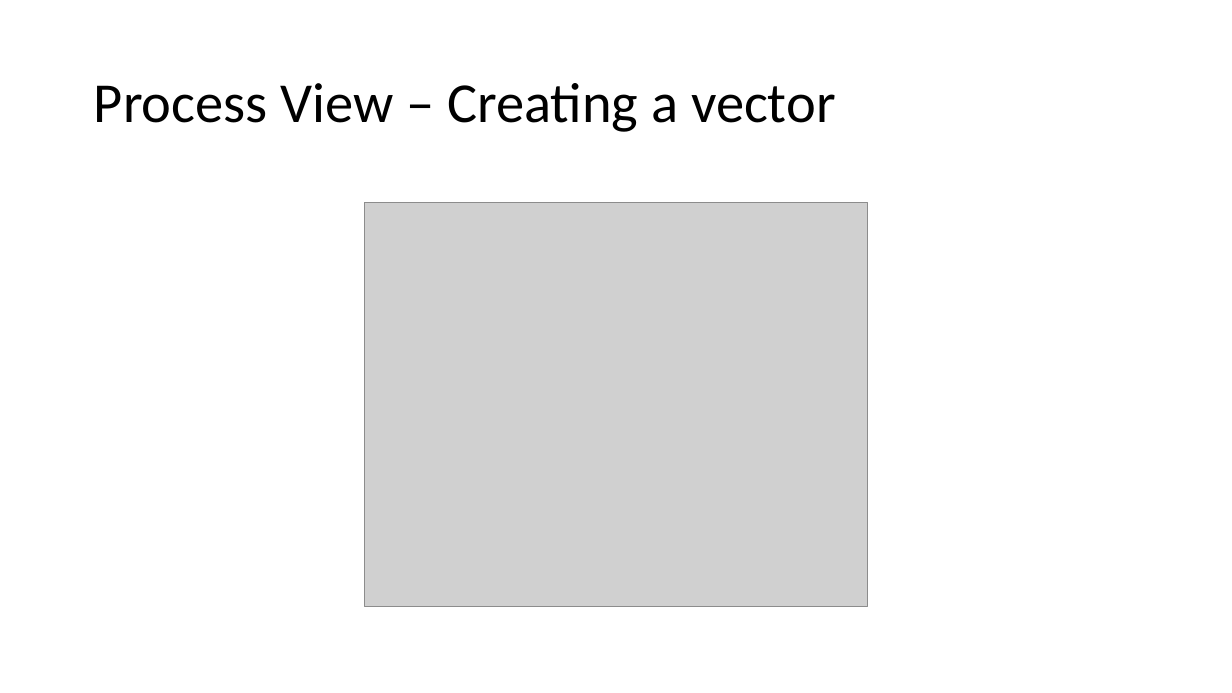
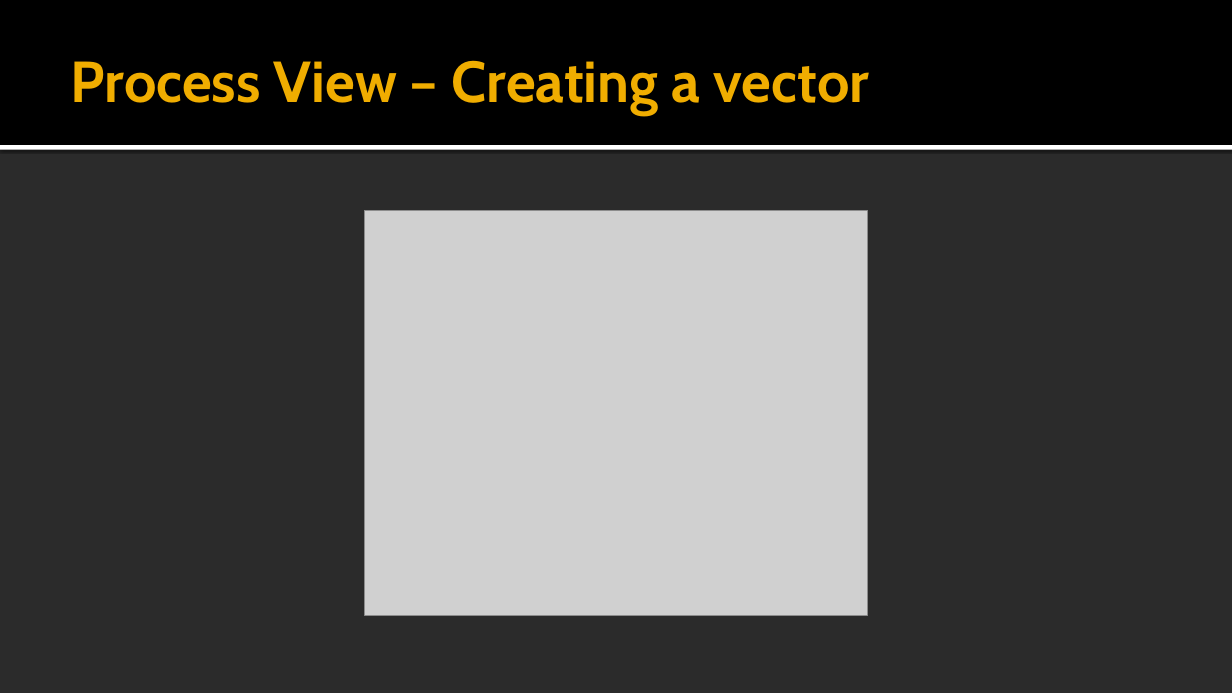
Before and after one commit to vkostyukov/la4j, a slide deck: slide 13 of ArchSW-docs/La4j.pptx. Drawn at 1232x693 pixels with LibreOffice and Linux fonts; fonts in the diff are those of the drawing; grey boxes stand for pictures; background and template pictures are left out; a plain dark background stands for a picture behind light text. Boxes give left, top, right and bottom in pixels: in the first picture for what was removed or moved away, otherwise in the second. Text is boxed around its words. In the diff, an @@ line names an element or a change of style, - is before the commit and + after.

```diff
--- a/ArchSW-docs/La4j.pptx
+++ b/ArchSW-docs/La4j.pptx
@@ background #FFFFFF to picture (left out) @@
@@ rectangle added at (x1=0, y1=0, x2=1232, y2=145), fill #000000 @@
@@ title "Process View – Creating a ..." moved from (x1=94, y1=83, x2=836, y2=132) to (x1=71, y1=60, x2=869, y2=114) @@
@@ title "Process View – Creating a ..." at (x1=71, y1=60, x2=869, y2=114): size 44 to 45 pt, font Calibri to Cabin, text colour #000000 to #F0AD00, bold on; line spacing 0.9 to 1 @@
@@ rectangle added at (x1=0, y1=145, x2=1232, y2=150), fill #FFFFFF @@
@@ picture moved from (x1=364, y1=202, x2=868, y2=607) to (x1=364, y1=211, x2=868, y2=616) @@
```
Also in this commit, not shown: 21 other slides changed.
